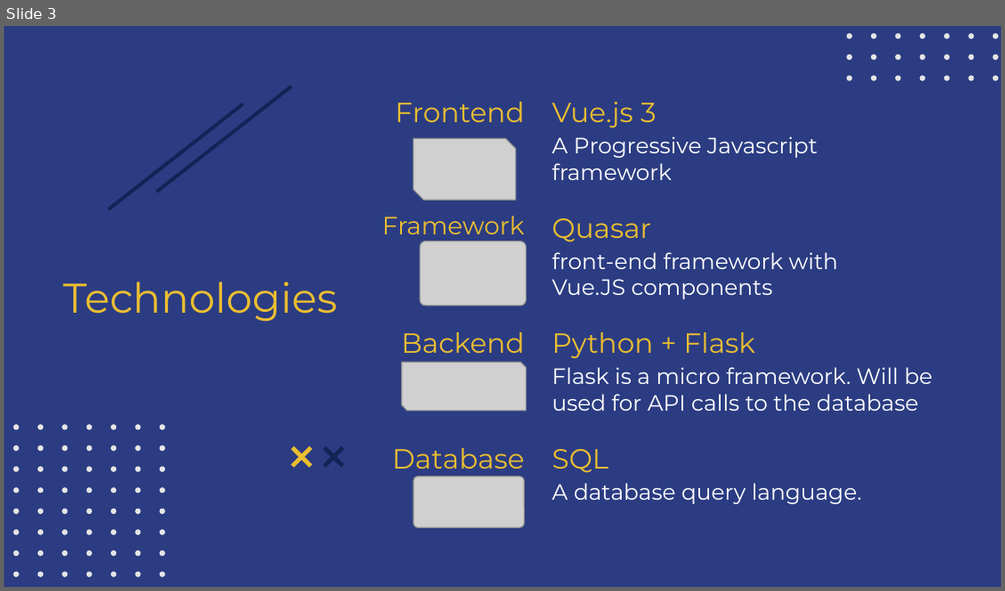
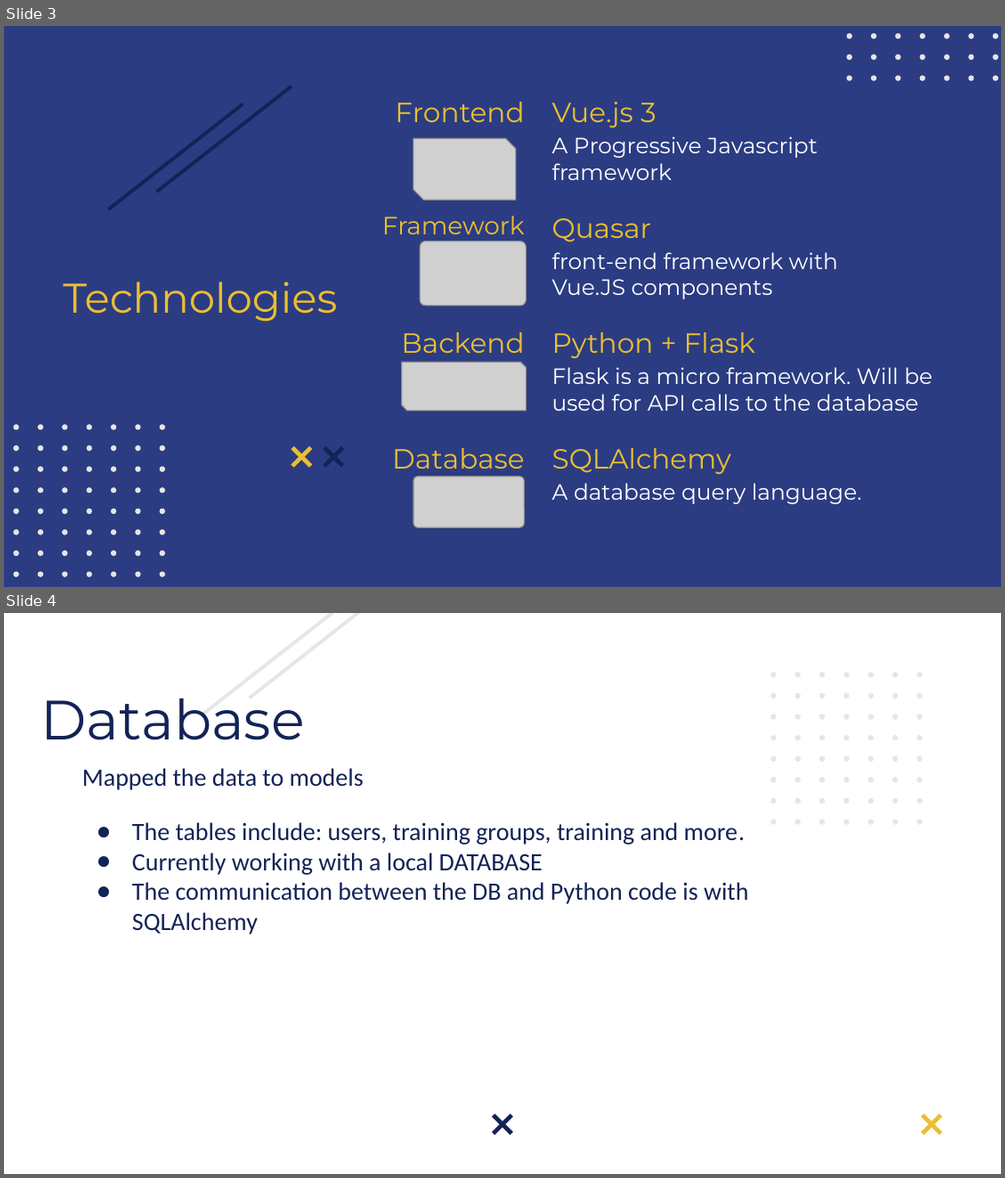
Before and after one commit to Boazius/TAU-GoogleWorkshop-180Sport, a slide deck: 180sport presentation.pptx. Shown one above the other, each under a label of ours: slide 3 before the commit, slides 3 and 4 after it. The pictures are 1005x591 and 1005x1178 pixels, drawn with LibreOffice and Linux fonts; fonts in the diff are those of the drawing; grey boxes stand for pictures. Boxes give left, top, right and bottom in pixels: in the first picture for what was removed or moved away, otherwise in the second. Text is boxed around its words. In the diff, an @@ line names an element or a change of style, - is before the commit and + after.

Commit message:
edited the user adding and editing screens, google login button (non functioning still) added store actions, getters, and mutators for language and editing users

```diff
--- a/180sport presentation.pptx
+++ b/180sport presentation.pptx
@@ slide 4 added at box(4, 613, 1001, 1174), background #FFFFFF @@
@@ freeform shape added at box(200, 613, 336, 716), fill #E6E6E6 @@
@@ freeform shape added at box(248, 613, 385, 698), fill #E6E6E6 @@
@@ title added at box(40, 698, 305, 740), 40 pt, text #132356 @@
+Database
@@ subtitle added at box(82, 768, 364, 790), 18 pt, text #132356 @@
+Mapped the data to models
@@ subtitle added at box(132, 822, 748, 934), 18 pt, text #132356 @@
+● The tables include: users, training groups, training and more.
+● Currently working with a local DATABASE
+● The communication between the DB and Python code is with SQLAlchemy
@@ group added at box(770, 672, 922, 826): 56 freeform shapes @@
@@ freeform shape added at box(494, 1115, 511, 1134), fill #132356, outline #132356 3 pt @@
@@ freeform shape added at box(494, 1115, 511, 1134), fill #132356, outline #132356 3 pt @@
@@ freeform shape added at box(922, 1115, 940, 1134), fill #EBBE31, outline #EBBE31 3 pt @@
@@ freeform shape added at box(922, 1115, 940, 1134), fill #EBBE31, outline #EBBE31 3 pt @@
@@ slide 3 changed as well @@
@@ subtitle at box(552, 448, 731, 474): text changed @@
-SQL
+SQLAlchemy
```
Also in this commit, not shown: 6 other slides changed, 10 other slides added, 17 other files.
